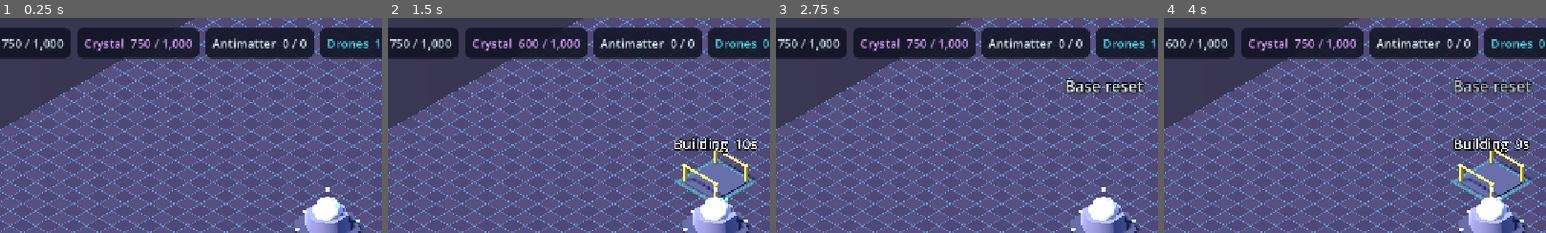
Above: before the commit, frames 1-4 (left to right).
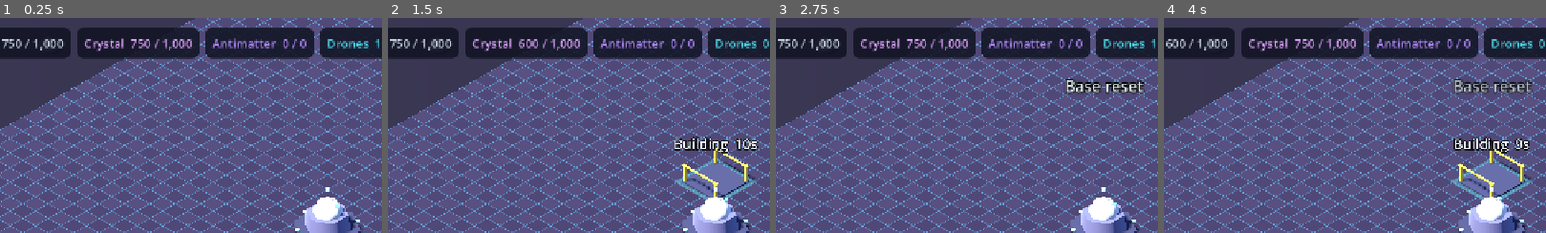
Above: after the commit, the same moments.

Repository: tarnan3751/space-game
Game: Godot game, scene res://scenes/main.tscn
Two runs of this game, one before a commit and one after it. Both use one fixed random seed, a clock stepped at 60 frames per second and the inputs below.
Inputs:
- Up to frame 1 (0.25 s): no input
- Up to frame 2 (1.5 s): click "Metal Extractor 150 Crystal" at 0.5 s; click "Place" at 1.25 s
- Up to frame 3 (2.75 s): click "Reset base" at 2 s
- Up to frame 4 (4 s): click "Crystal Harvester 150 Metal" at 2.75 s; click "Place" at 3.5 s
The pictures show only the part of the screen within x 7-57%, y 0-50%; the shares and areas given below are measured in that part.

The runs differ from the first frame. In frame 1, 0.5% of the frame differs, in the area x 55-81%, y 9-15%; in frame 2, 0.5%; in frame 3, 0.5%; in frame 4, 0.5%.

Commit message:
Name and colour the top bar's resources from the catalog
The top bar took each resource's colour from a table in hud.gd that knew
only metal and crystal, and its name from capitalising the id. It now asks
the catalog: resource_name for the label and resource_color for the colour,
falling back to the text colour when a resource has none. Antimatter shows
as "Antimatter 0 / 0" in its own colour from the first launch, and a later
resource needs only a rules.json entry.

Diff:
--- a/src/game/hud.gd
+++ b/src/game/hud.gd
@@ -23,7 +23,6 @@
 	BaseState.ERR_BUSY: "Already under construction",
 	BaseState.ERR_MAX_LEVEL: "Already at max level",
 }
-const RESOURCE_COLORS := {"metal": Color("c8d3e0"), "crystal": Color("e2a4ff")}
 const TEXT_COLOR := Color("e9f6ff")
 const ACCENT := Color("4fd6e6")
 const PANEL_COLOR := Color(0.07, 0.08, 0.14, 0.88)
@@ -67,7 +66,7 @@
 		var rate := state.production_per_hour(res)
 		var rate_text := "   +%s/h" % Format.amount(rate) if rate > 0 else ""
 		_resource_labels[res].text = "%s  %s / %s%s" % [
-			res.capitalize(),
+			_catalog.resource_name(res),
 			Format.amount(state.resources[res]),
 			Format.amount(state.capacity(res)),
 			rate_text,
@@ -175,7 +174,7 @@
 	_root.add_child(bar)
 	for res: String in _catalog.resources:
 		var label := _panel_label(bar)
-		label.add_theme_color_override("font_color", RESOURCE_COLORS.get(res, TEXT_COLOR))
+		label.add_theme_color_override("font_color", Color.from_string(_catalog.resource_color(res), TEXT_COLOR))
 		_resource_labels[res] = label
 	_builders_label = _panel_label(bar)
 	_builders_label.add_theme_color_override("font_color", ACCENT)
